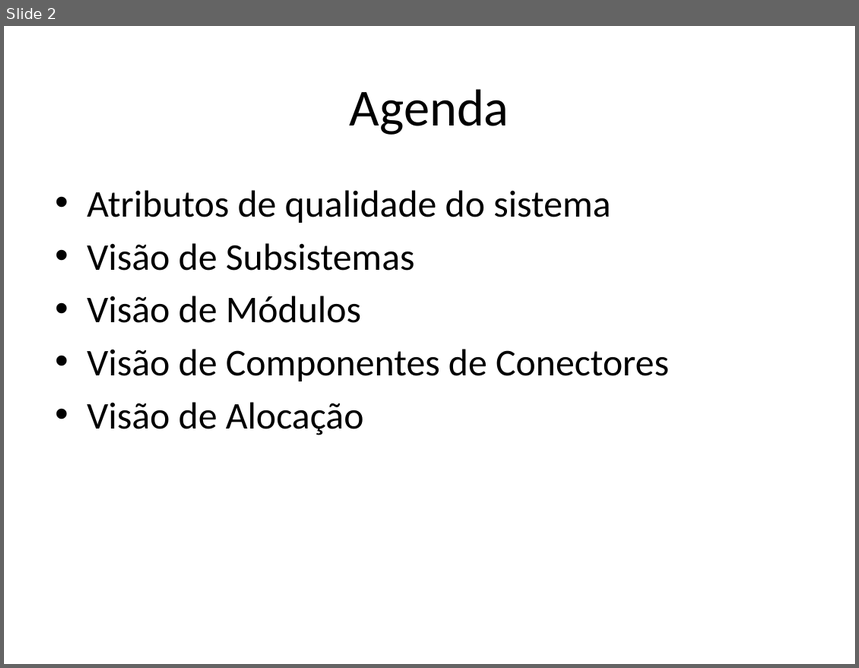
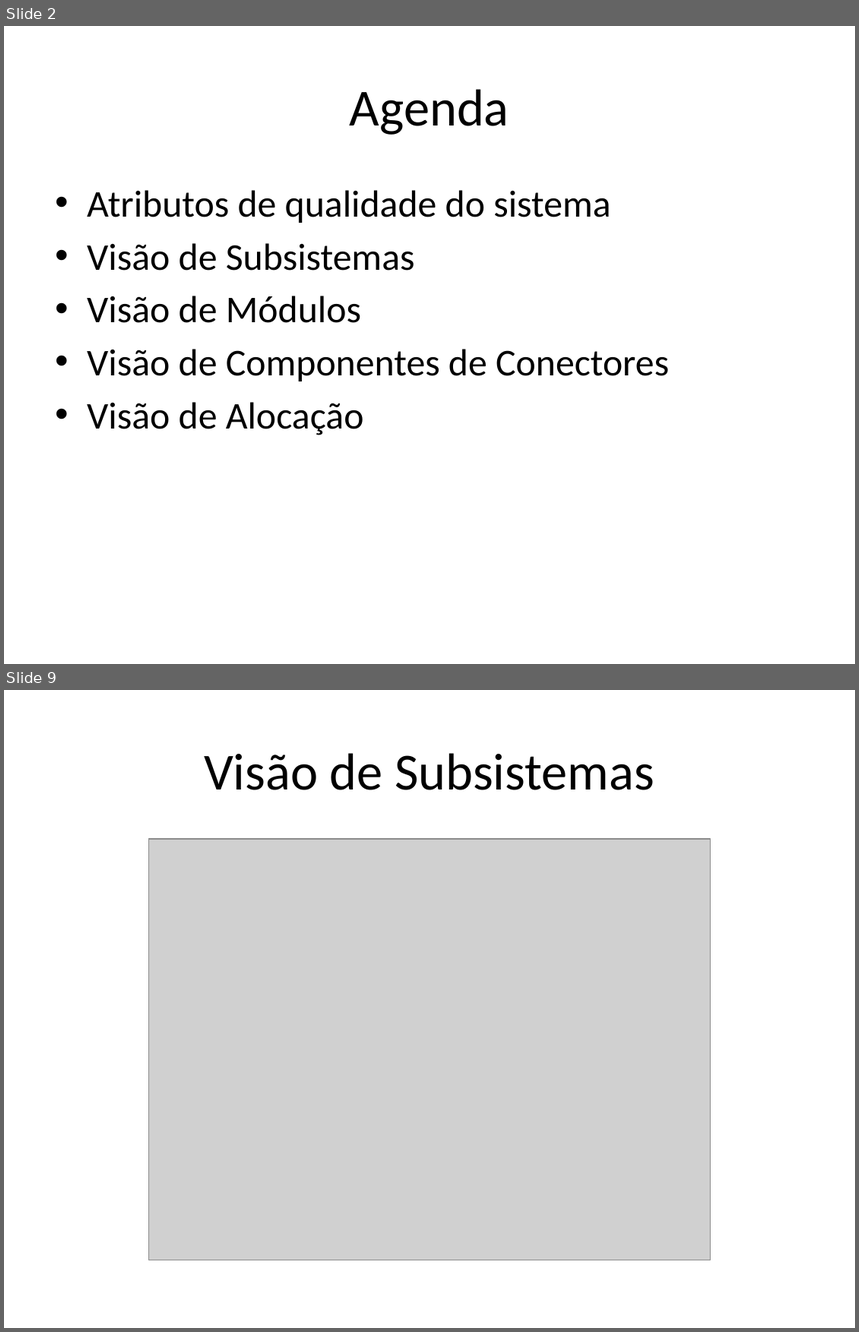
Before and after one commit to amslv/SIGEAS, a slide deck: 01-SISTEMA/02-ANALISE E PROJETO/ARQ-Documento de Arquitetura.pptx. Shown one above the other, each under a label of ours: slide 2 before the commit, slides 2 and 9 after it; the slides between them are not shown. The pictures are 859x668 and 859x1332 pixels, drawn with LibreOffice and Linux fonts; fonts in the diff are those of the drawing; grey boxes stand for pictures. Boxes give left, top, right and bottom in pixels: in the first picture for what was removed or moved away, otherwise in the second. Text is boxed around its words. In the diff, an @@ line names an element or a change of style, - is before the commit and + after.

```diff
--- a/01-SISTEMA/02-ANALISE E PROJETO/ARQ-Documento de Arquitetura.pptx
+++ b/01-SISTEMA/02-ANALISE E PROJETO/ARQ-Documento de Arquitetura.pptx
@@ slide 9 added at [4,690,855,1328], background #FFFFFF @@
@@ title added at [204,753,655,790], 44 pt, text #000000 @@
+Visão de Subsistemas
@@ picture added at [148,839,711,1260] @@
```
Also in this commit, not shown: 1 slide changed, 9 other slides added, 1 other file.
